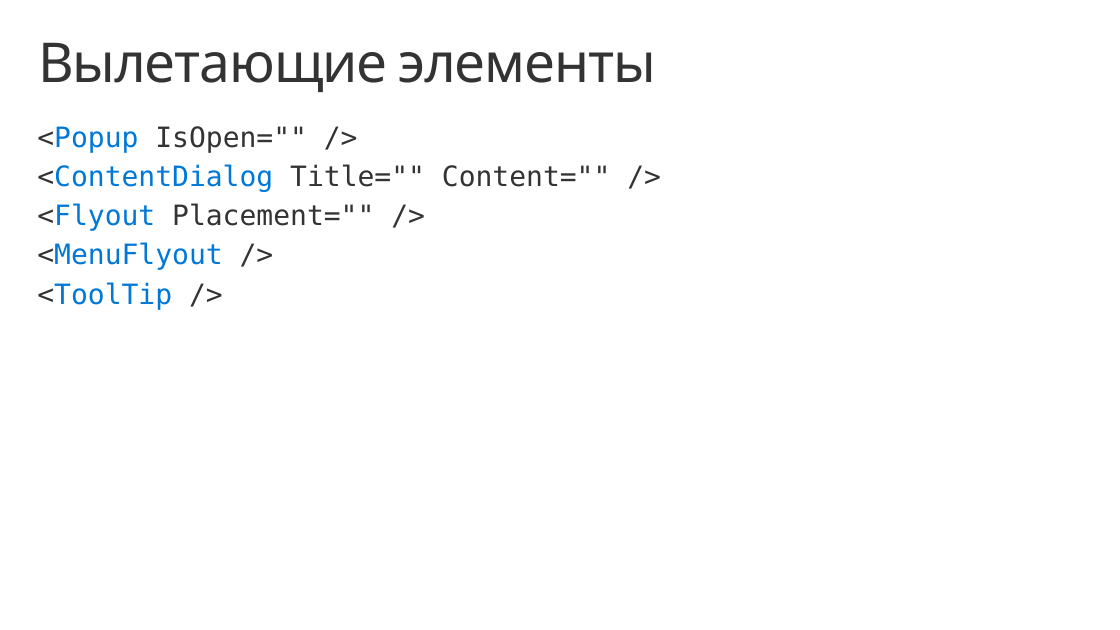
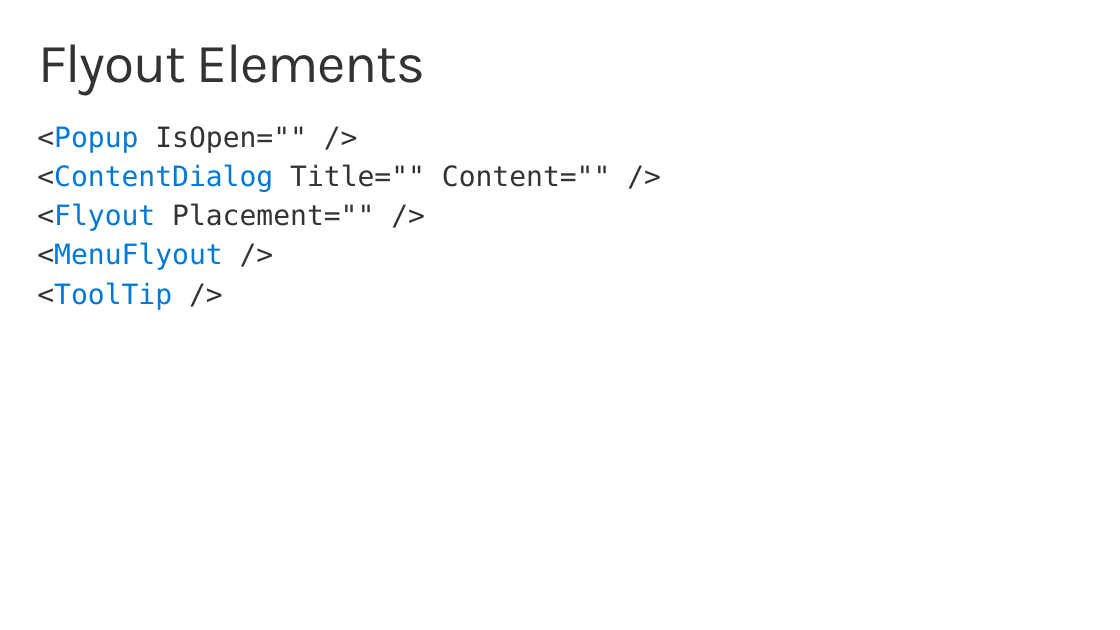
Before and after one commit to evangelism/Win10UWPCourse, a slide deck: slide 9 of 01. Introduction to UWP/1a. XAML Controls.pptx. Drawn at 1120x630 pixels with LibreOffice and Linux fonts; fonts in the diff are those of the drawing; background and template pictures are left out. Boxes give left, top, right and bottom in pixels: in the first picture for what was removed or moved away, otherwise in the second. Text is boxed around its words. In the diff, an @@ line names an element or a change of style, - is before the commit and + after.

```diff
--- a/01. Introduction to UWP/1a. XAML Controls.pptx
+++ b/01. Introduction to UWP/1a. XAML Controls.pptx
@@ title at [38,44,425,96]: text changed @@
-Вылетающие элементы
+Flyout Elements
```
Also in this commit, not shown: 10 other slides changed, 1 slide added, 1 slide removed, 15 other files.
